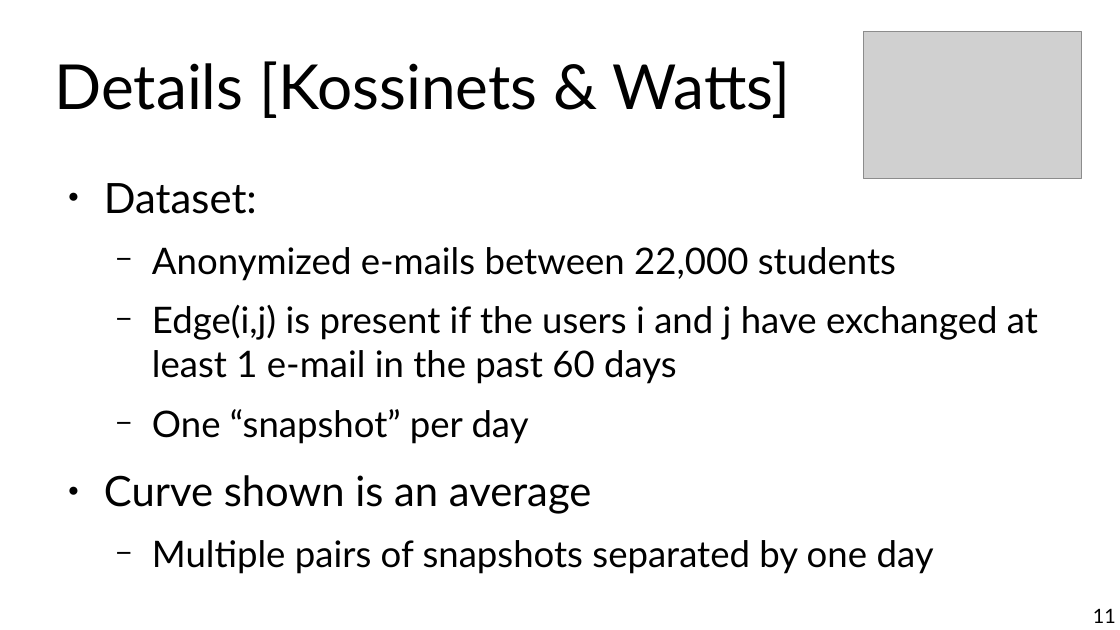
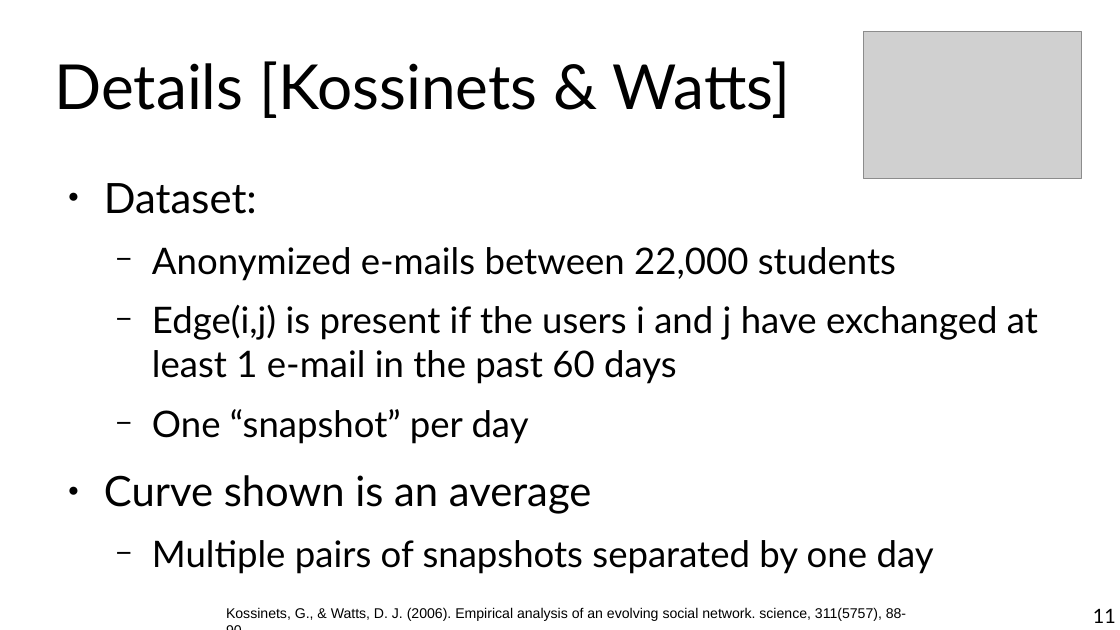
Before and after one commit to chatox/networks-science-course, a slide deck: slide 11 of theory/tt07_link_formation_mechanisms.odp. Drawn at 1120x630 pixels with LibreOffice and Linux fonts; fonts in the diff are those of the drawing; grey boxes stand for pictures. Boxes give left, top, right and bottom in pixels: in the first picture for what was removed or moved away, otherwise in the second. Text is boxed around its words. In the diff, an @@ line names an element or a change of style, - is before the commit and + after.

```diff
--- a/theory/tt07_link_formation_mechanisms.odp
+++ b/theory/tt07_link_formation_mechanisms.odp
@@ text added at (226,607,906,621), 10 pt, text #000000 @@
+Kossinets, G., & Watts, D. J. (2006). Empirical analysis of an evolving social network. science, 311(5757), 88-90.
```
Also in this commit, not shown: 5 other slides changed, 1 slide added.
